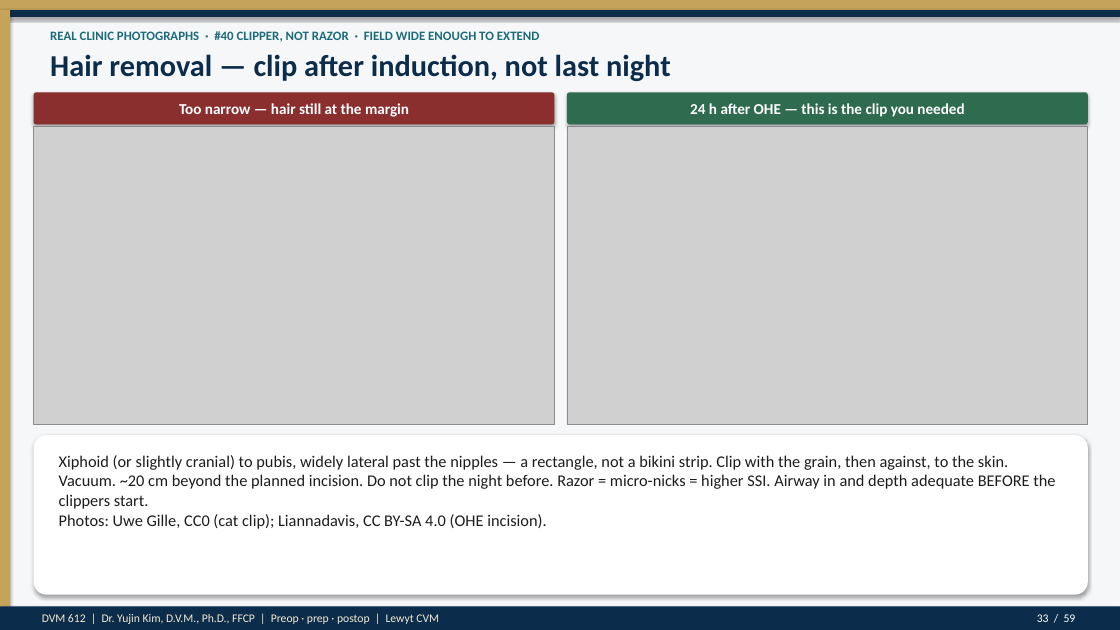
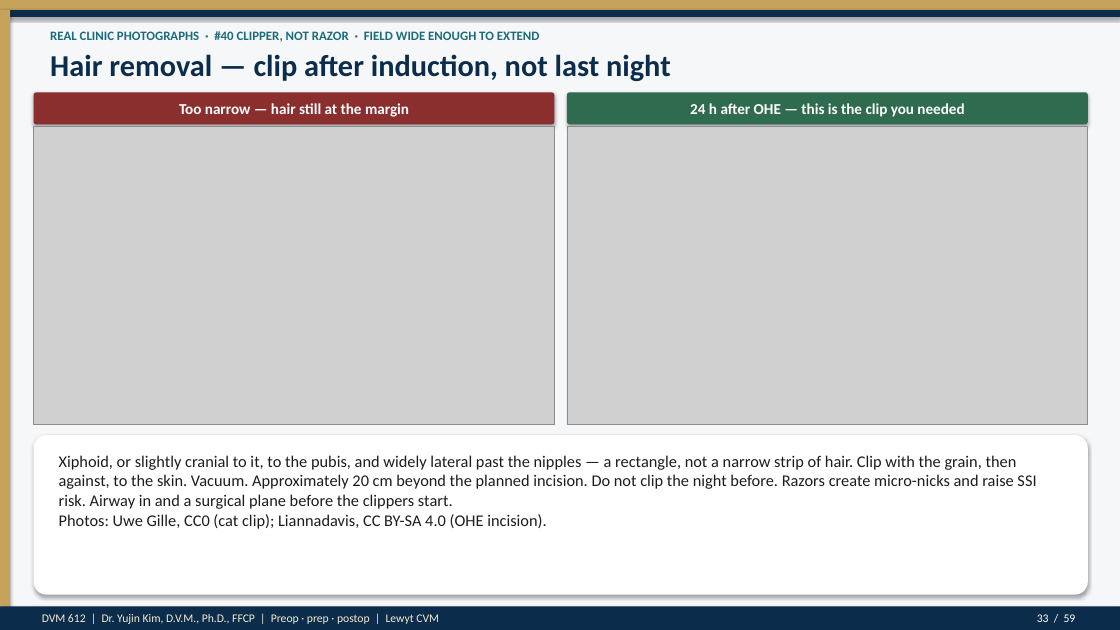
Before and after one commit to drkimvet/happycare, a slide deck: slide 33 of lectures/DVM-612_Week4_Preop_PatientPrep_Postop.pptx. Drawn at 1120x630 pixels with LibreOffice and Linux fonts; fonts in the diff are those of the drawing; grey boxes stand for pictures. Boxes give left, top, right and bottom in pixels: in the first picture for what was removed or moved away, otherwise in the second. Text is boxed around its words. In the diff, an @@ line names an element or a change of style, - is before the commit and + after.

```diff
--- a/lectures/DVM-612_Week4_Preop_PatientPrep_Postop.pptx
+++ b/lectures/DVM-612_Week4_Preop_PatientPrep_Postop.pptx
@@ text at [59,455,1036,529]: text changed @@
-Xiphoid (or slightly cranial) to pubis, widely lateral past the nipples — a rectangle, not a bikini strip. Clip with the grain, then against, to the skin. Vacuum. ~20 cm beyond the planned incision. Do not clip the night before. Razor = micro-nicks = higher SSI. Airway in and depth adequate BEFORE the clippers start.
-Photos: Uwe Gille, CC0 (cat clip); Liannadavis, CC BY-SA 4.0 (OHE incision).
+Xiphoid, or slightly cranial to it, to the pubis, and widely lateral past the nipples — a rectangle, not a narrow strip of hair. Clip with the grain, then against, to the skin. Vacuum. Approximately 20 cm beyond the planned incision. Do not clip the night before. Razors create micro-nicks and raise SSI risk. Airway in and a surgical plane before the clippers start.
+Photos: Uwe Gille, CC0 (cat clip); Liannadavis, CC BY-SA 4.0 (OHE incision).
```
Also in this commit, not shown: 16 other slides changed, 4 other files.
